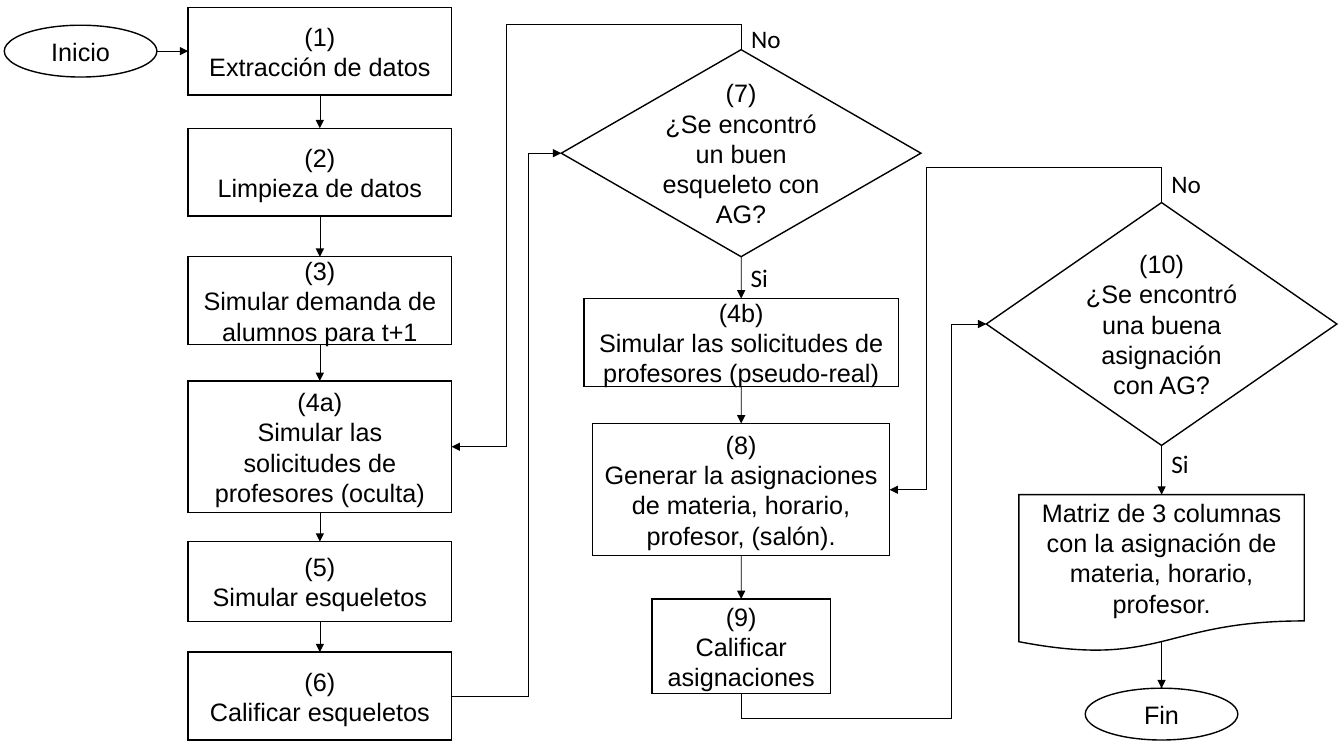
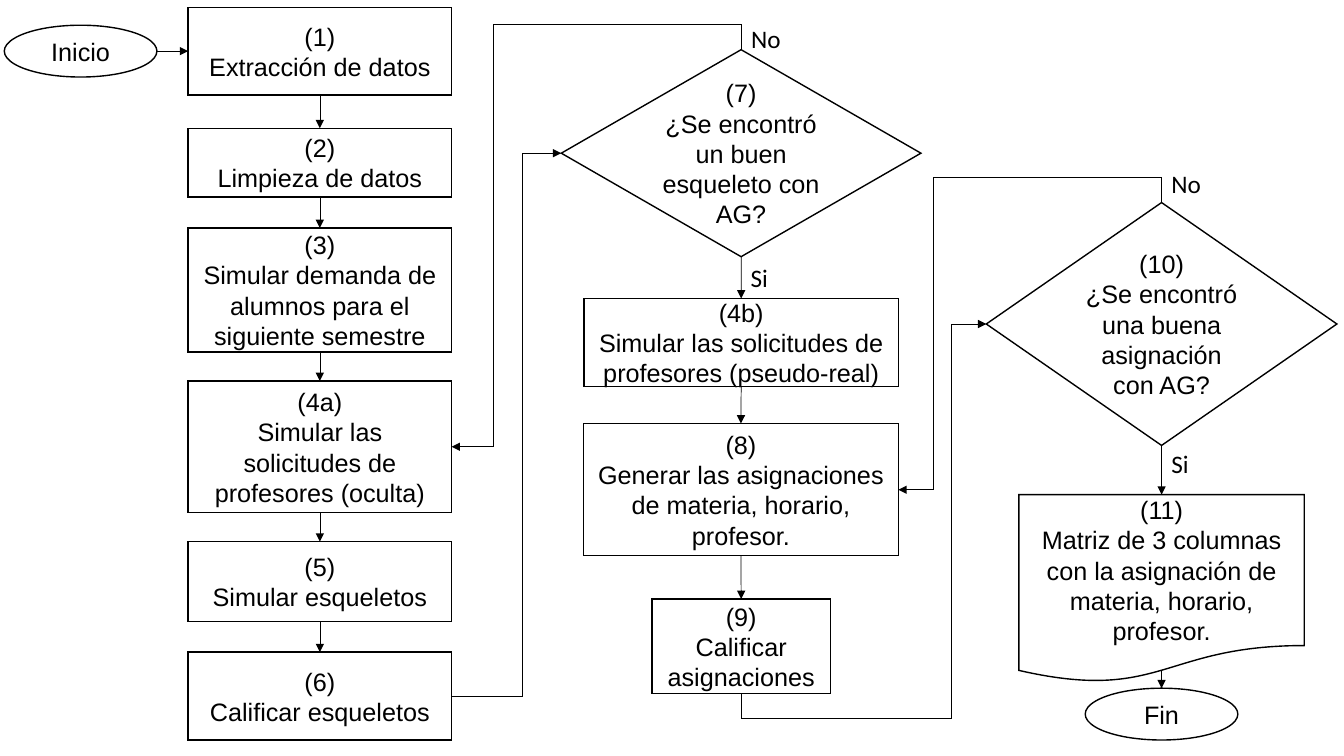
Before and after one commit to ArrigoCoen/Faculty_schedule_simulation, a slide deck: slide 1 of Hidden_files/Tesis/Otros/DiagramaFlujo.pptx. Drawn at 1344x756 pixels with LibreOffice and Linux fonts; fonts in the diff are those of the drawing. Boxes give left, top, right and bottom in pixels: in the first picture for what was removed or moved away, otherwise in the second. Text is boxed around its words. In the diff, an @@ line names an element or a change of style, - is before the commit and + after.

```diff
--- a/Hidden_files/Tesis/Otros/DiagramaFlujo.pptx
+++ b/Hidden_files/Tesis/Otros/DiagramaFlujo.pptx
@@ elbow arrow (741, 49) - (452, 447): route changed @@
@@ rectangle "(2)": place and size @@
-rectangle "(2)" at <box>189,128,452,216</box>
+rectangle "(2)" at <box>189,128,452,197</box>
@@ elbow arrow (452, 697) - (562, 153): route changed @@
@@ elbow arrow moved from (1162, 203) - (890, 490) to (1162, 203) - (898, 490) @@
@@ arrow moved from (320, 216) - (320, 257) to (320, 198) - (320, 228) @@
@@ rectangle "(3)": place and size @@
-rectangle "(3)" at <box>189,257,452,345</box>
+rectangle "(3)" at <box>189,228,452,352</box>
@@ text in rectangle at <box>204,265,436,351</box>: text changed @@
-Simular demanda de alumnos para t+1
+Simular demanda de alumnos para el siguiente semestre
@@ arrow moved from (320, 345) - (320, 381) to (320, 352) - (320, 381) @@
@@ rectangle "(8)": place and size @@
-rectangle "(8)" at <box>593,423,890,556</box>
+rectangle "(8)" at <box>584,423,899,556</box>
@@ text in rectangle at <box>598,465,884,550</box>: text changed @@
-Generar la asignaciones de materia, horario,
-profesor, (salón).
+Generar las asignaciones de materia, horario,
+profesor.
@@ flow chart document "(11)": place and size @@
-flow chart document "(11)" at <box>1019,495,1305,652</box>
+flow chart document "(11)" at <box>1019,495,1305,684</box>
@@ text in flow chart document at <box>1140,500,1183,525</box>: paragraph added @@
+(11)
@@ arrow moved from (1162, 642) - (1162, 689) to (1162, 670) - (1162, 689) @@
```
Also in this commit, not shown: 5 other files.
